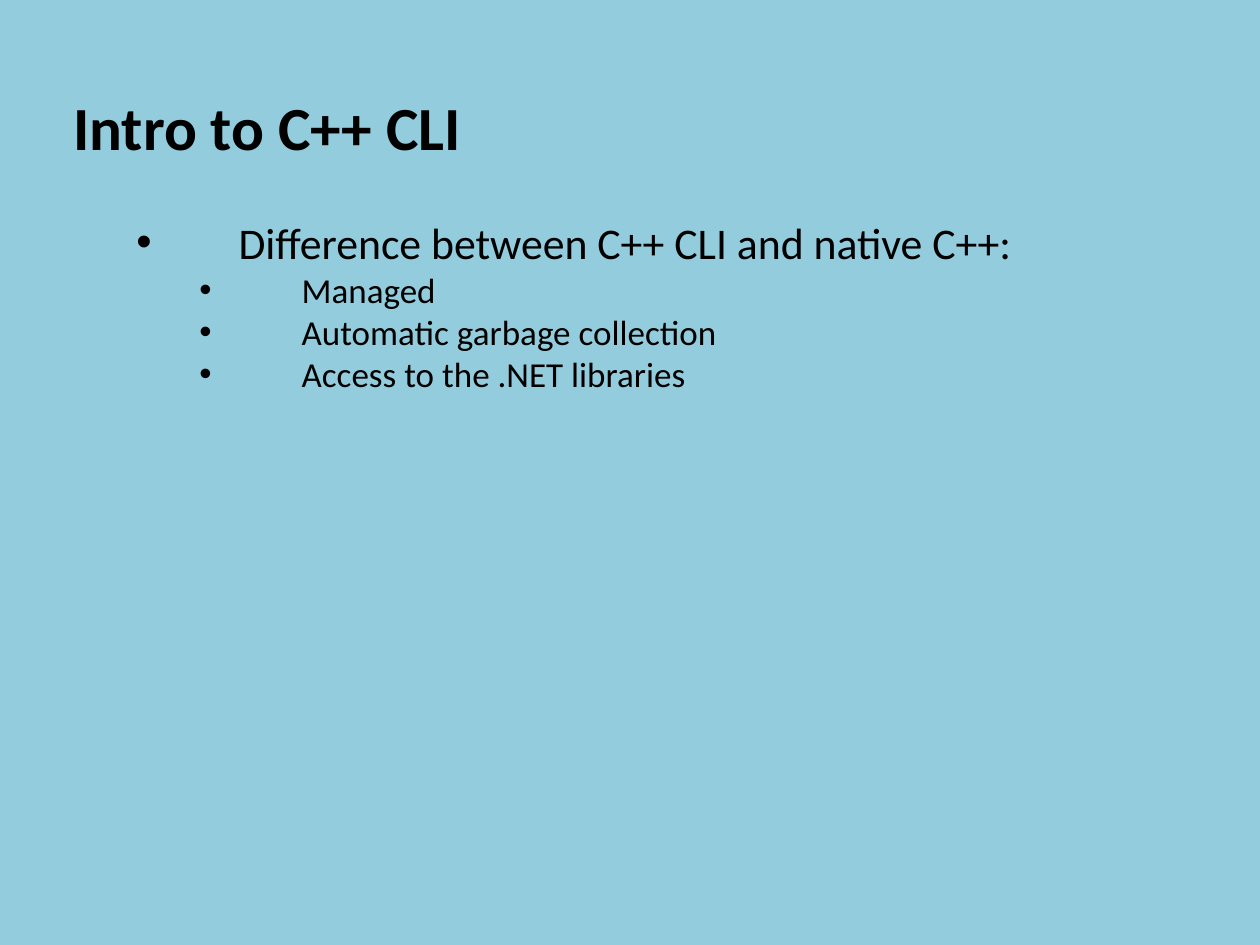
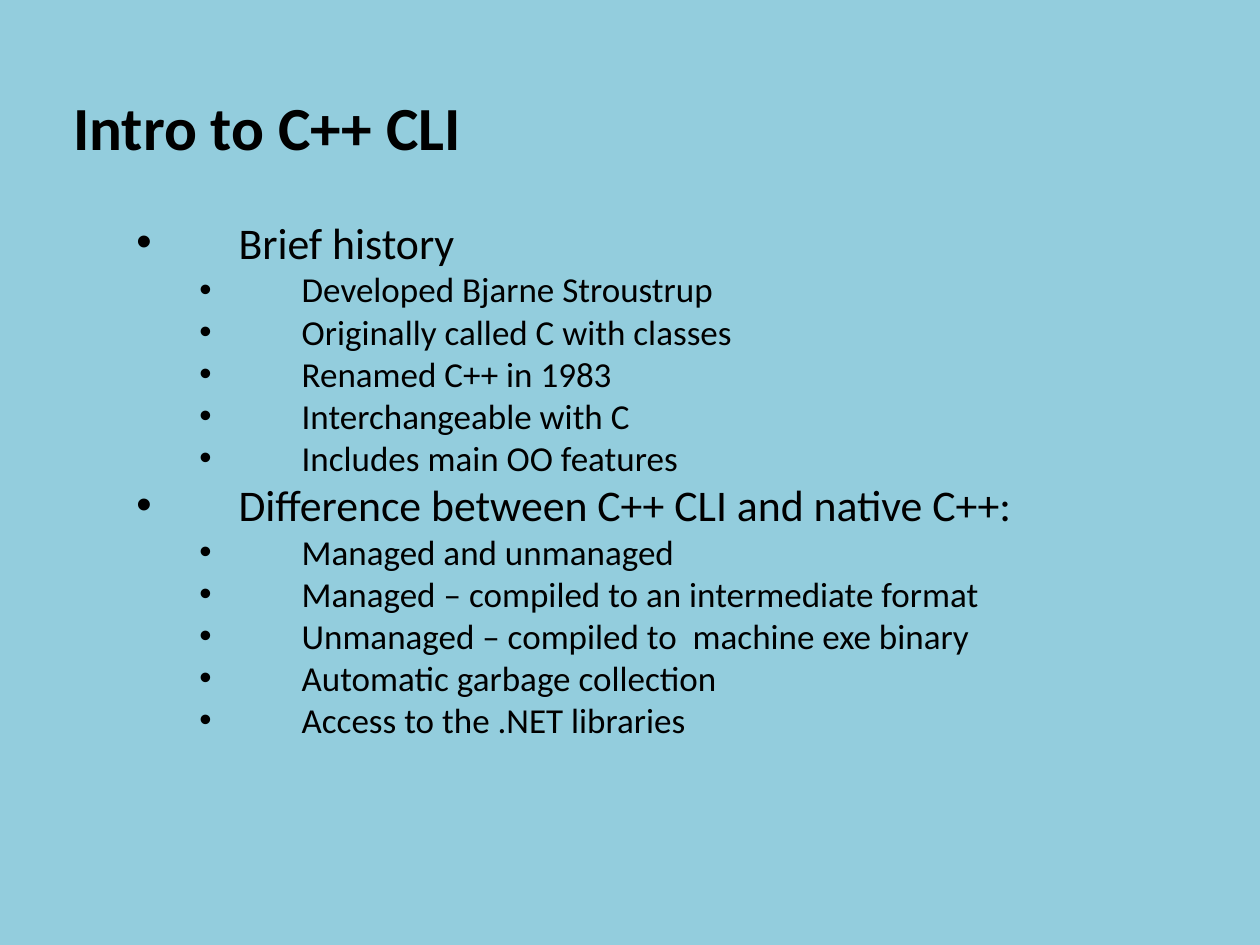
Before and after one commit to szetko/course-materials, a slide deck: slide 7 of Programming 4/01.1 Intro to C++ CLI/01.1 Intro to C++ CLI.pptx. Drawn at 1260x945 pixels with LibreOffice and Linux fonts; fonts in the diff are those of the drawing. Boxes give left, top, right and bottom in pixels: in the first picture for what was removed or moved away, otherwise in the second. Text is boxed around its words. In the diff, an @@ line names an element or a change of style, - is before the commit and + after.

```diff
--- a/Programming 4/01.1 Intro to C++ CLI/01.1 Intro to C++ CLI.pptx
+++ b/Programming 4/01.1 Intro to C++ CLI/01.1 Intro to C++ CLI.pptx
@@ text at box(239, 228, 731, 472): paragraphs added @@
+    • Brief history
+      • Developed Bjarne Stroustrup
+      • Originally called C with classes
+      • Renamed C++ in 1983
+      • Interchangeable with C
+      • Includes main OO features
@@ text at box(302, 540, 978, 655): text changed @@
-      • Managed
+      • Managed and unmanaged
+      • Managed – compiled to an intermediate format
+      • Unmanaged – compiled to machine exe binary
```
Also in this commit, not shown: 4 other slides changed, 1 slide added, 10 other files.
